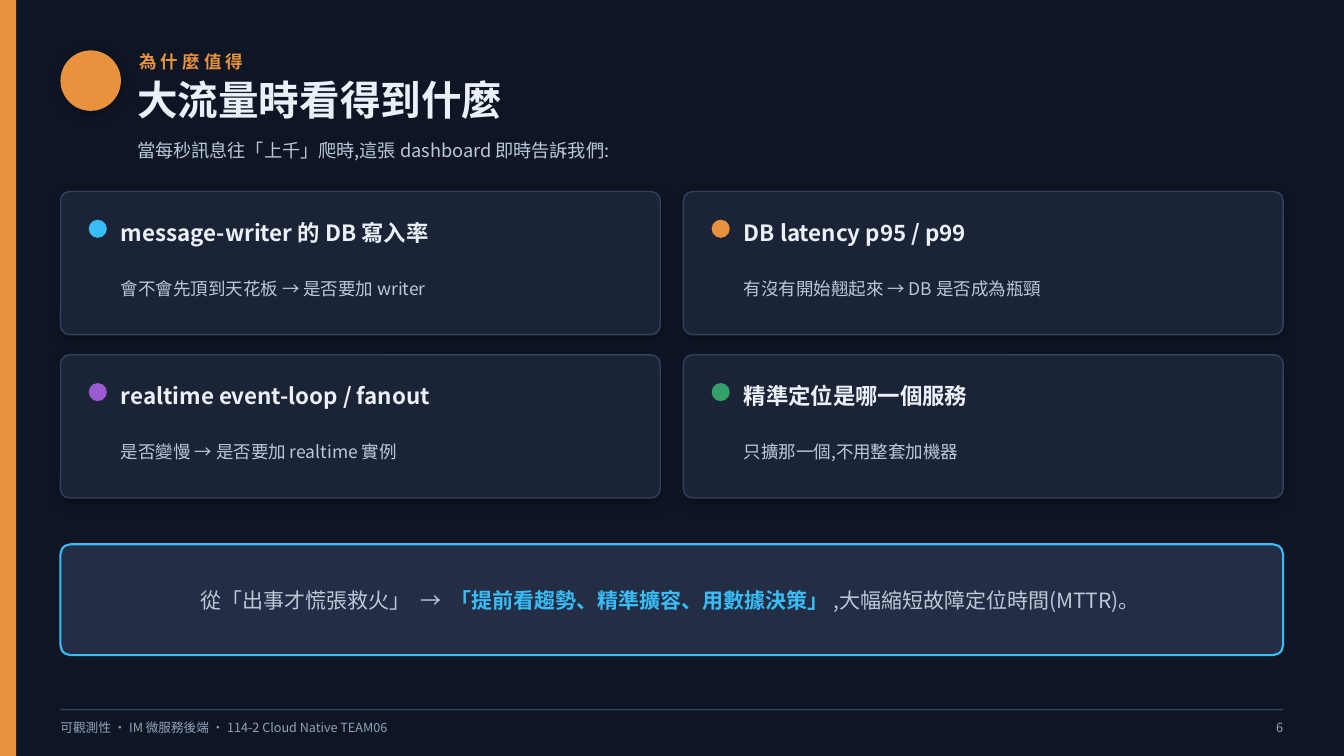
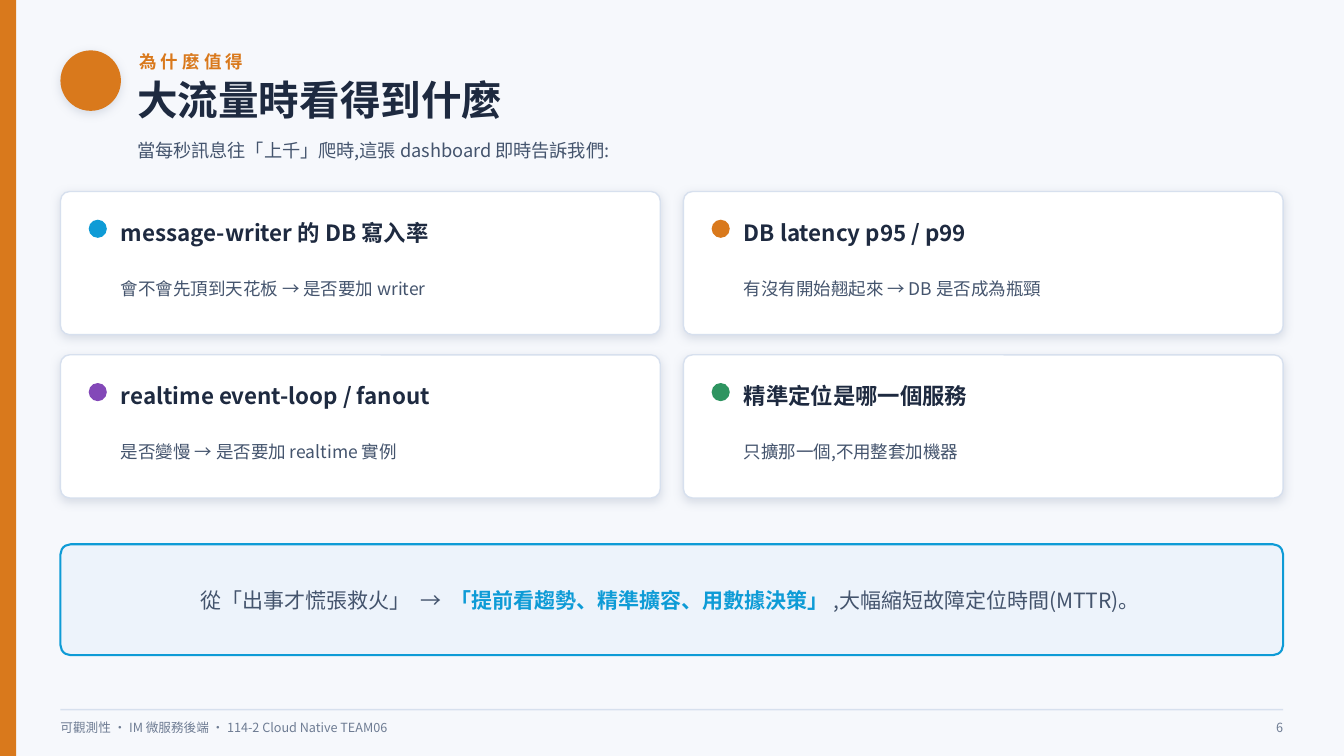
Before and after one commit to 114-2-Cloud-Native-TEAM06/backend-sketch, a slide deck: slide 6 of ops/observability/observability.pptx. Drawn at 1344x756 pixels with LibreOffice and Linux fonts; fonts in the diff are those of the drawing. Boxes give left, top, right and bottom in pixels: in the first picture for what was removed or moved away, otherwise in the second. Text is boxed around its words. In the diff, an @@ line names an element or a change of style, - is before the commit and + after.

Commit message:
docs(observability): switch presentation deck to light theme
Repalette the 7-slide deck to a light/white scheme (dark text on white cards,
colored header bands kept). Re-verified all slides via PowerPoint export.

```diff
--- a/ops/observability/observability.pptx
+++ b/ops/observability/observability.pptx
@@ background #0E1626 to #F6F8FC @@
@@ rectangle at bbox=[0, 0, 16, 756]: fill #E8923E to #D9791C @@
@@ ellipse at bbox=[60, 50, 121, 111]: fill #E8923E to #D9791C; shadow changed @@
@@ text "為什麼值得" at bbox=[139, 53, 243, 70]: text colour #E8923E to #D9791C @@
@@ ellipse at bbox=[89, 220, 107, 238]: fill #38BDF8 to #0E9BD6 @@
@@ ellipse at bbox=[712, 220, 730, 238]: fill #E8923E to #D9791C @@
@@ fill #1B2436 to #FFFFFF; outline #33415C 1 pt to #D7E0EE 1 pt; shadow changed in 4 elements at bbox=[60, 192, 660, 335], bbox=[684, 192, 1284, 335], bbox=[60, 355, 660, 498], bbox=[684, 355, 1284, 498] @@
@@ ellipse at bbox=[89, 383, 107, 401]: fill #9A5BD0 to #8348B8 @@
@@ ellipse at bbox=[712, 383, 730, 401]: fill #36A06A to #2E9460 @@
@@ text colour #EAF1FB to #1E2A40 in 5 elements at bbox=[137, 80, 502, 119], bbox=[121, 222, 428, 246], bbox=[744, 223, 966, 246], bbox=[121, 386, 430, 409], bbox=[744, 384, 967, 406] @@
@@ text colour #BCC8DA to #44546D in 5 elements at bbox=[137, 141, 609, 160], bbox=[121, 280, 425, 297], bbox=[744, 280, 1041, 297], bbox=[121, 443, 397, 460], bbox=[744, 443, 959, 461] @@
@@ rounded rectangle at bbox=[60, 544, 1284, 655]: fill #232E44 to #EDF3FB; outline #38BDF8 1.5 pt to #0E9BD6 1.5 pt @@
@@ text "從「出事才慌張救火」 → 「提前看趨勢、精準擴容、用數據決策」 ,大幅縮短故障定位時間(MTTR)。" at bbox=[201, 590, 1140, 612]: text colour #BCC8DA to #44546D in "從「出事才慌張救火」 → ,大幅縮短故障定位時間(MTTR)。"; text colour #38BDF8 to #0E9BD6 in "「提前看趨勢、精準擴容、用數據決策」" @@
@@ text "可觀測性 · IM 微服務後端 · ..." at bbox=[60, 721, 387, 733]: text colour #93A1B8 to #6E7C93 @@
@@ line (60, 710) - (1284, 710): stroke #33415C 1 pt to #D7E0EE 1 pt @@
@@ text "6" at bbox=[1276, 722, 1283, 732]: text colour #93A1B8 to #6E7C93 @@
```
Also in this commit, not shown: 6 other slides changed.
